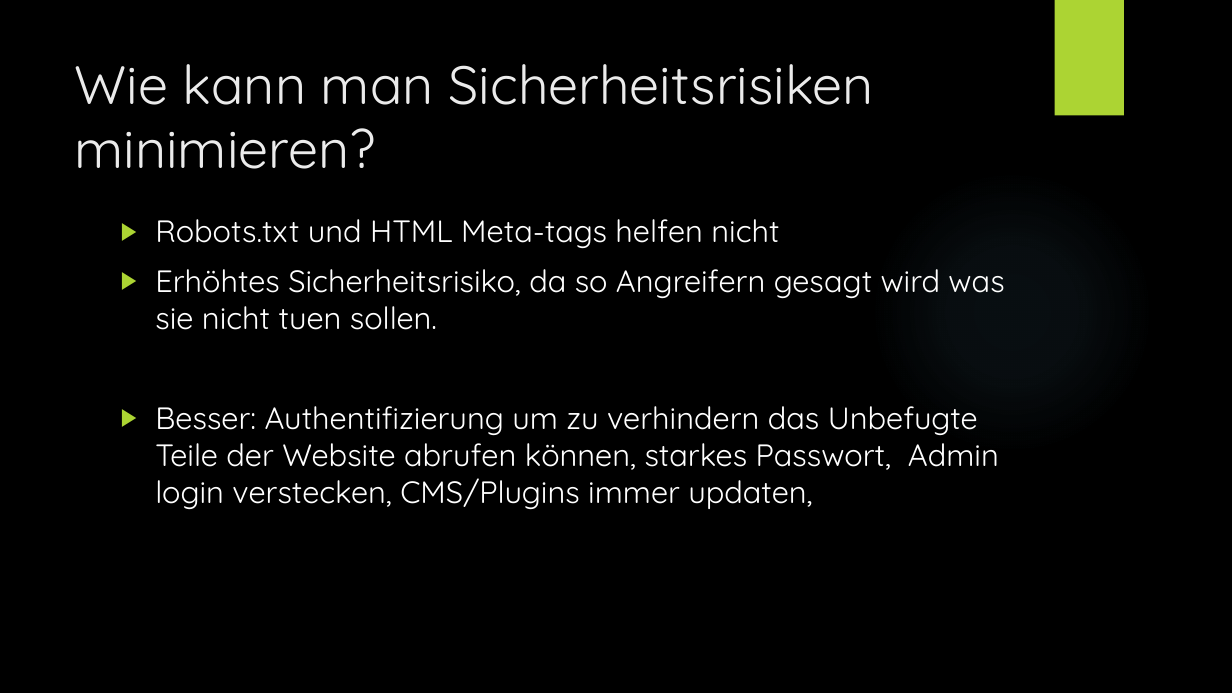
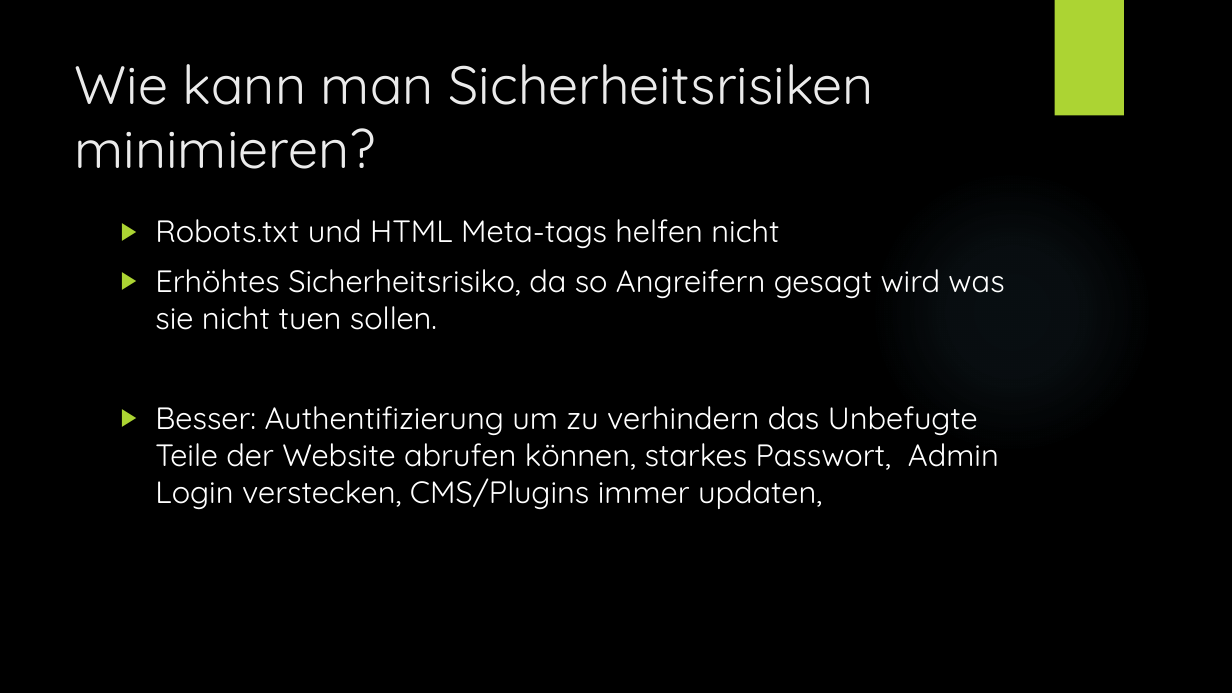
Before and after one commit to Tiim/Unibas-HS19-Internet-and-Secutity-project-webcrawler, a slide deck: slide 15 of Präsentation/Web Crawling.pptx. Drawn at 1232x693 pixels with LibreOffice and Linux fonts; fonts in the diff are those of the drawing; background and template pictures are left out. Boxes give left, top, right and bottom in pixels: in the first picture for what was removed or moved away, otherwise in the second. Text is boxed around its words. In the diff, an @@ line names an element or a change of style, - is before the commit and + after.

```diff
--- a/Präsentation/Web Crawling.pptx
+++ b/Präsentation/Web Crawling.pptx
@@ text at (155, 406, 999, 509): text changed @@
-▶ Besser: Authentifizierung um zu verhindern das Unbefugte Teile der Website abrufen können, starkes Passwort, Admin login verstecken, CMS/Plugins immer updaten,
+▶ Besser: Authentifizierung um zu verhindern das Unbefugte Teile der Website abrufen können, starkes Passwort, Admin Login verstecken, CMS/Plugins immer updaten,
```
Also in this commit, not shown: 5 other slides changed.
